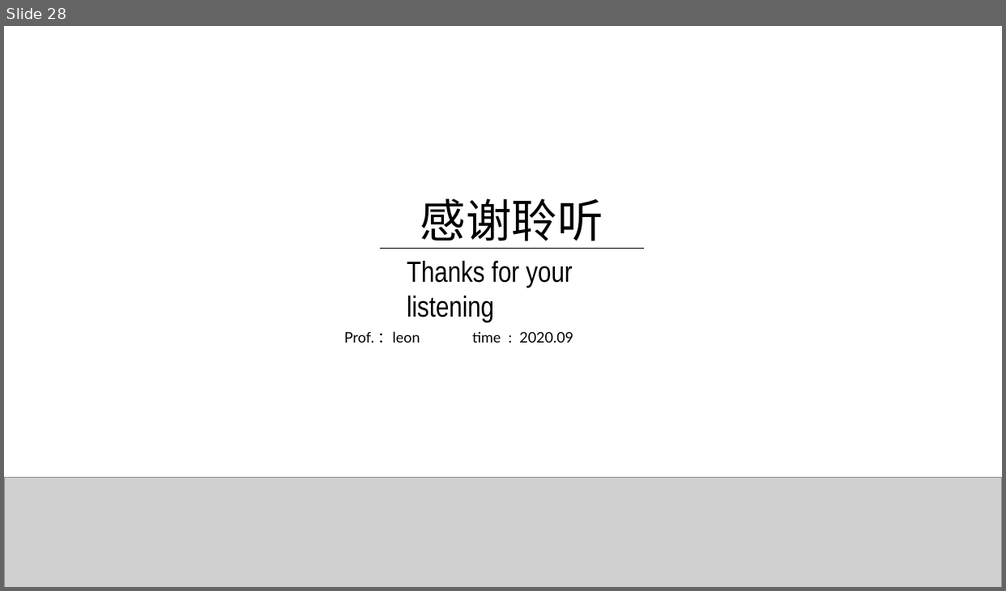
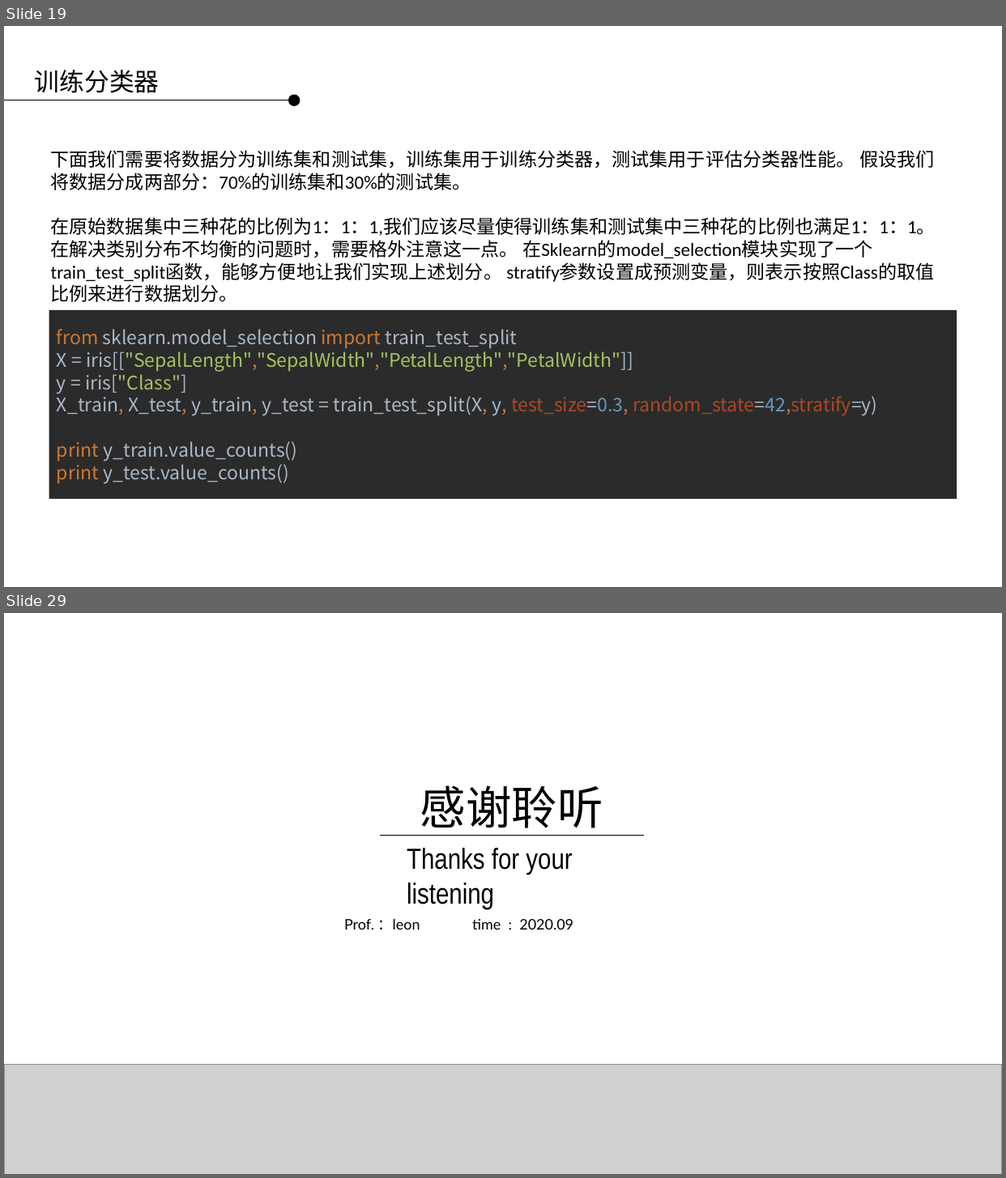
Before and after one commit to applepip/Big_Data, a slide deck: 产品大数据分析与建模/大数据分析与建模 第二讲.pptx. Shown one above the other, each under a label of ours: slide 28 before the commit, slides 19 and 29 after it; the slides between them are not shown. The pictures are 1006x591 and 1006x1178 pixels, drawn with LibreOffice and Linux fonts; fonts in the diff are those of the drawing; grey boxes stand for pictures; background and template pictures are left out. Boxes give left, top, right and bottom in pixels: in the first picture for what was removed or moved away, otherwise in the second. Text is boxed around its words. In the diff, an @@ line names an element or a change of style, - is before the commit and + after.

Commit message:
大数据第二讲建模与python代码实践

```diff
--- a/产品大数据分析与建模/大数据分析与建模 第二讲.pptx
+++ b/产品大数据分析与建模/大数据分析与建模 第二讲.pptx
@@ slide 19 added at (4, 26, 1002, 587), background picture (left out) @@
@@ text added at (35, 70, 160, 93), 24 pt, text #000000 @@
+训练分类器
@@ ellipse added at (288, 95, 300, 107), fill #000000 @@
@@ line added from (4, 100) to (288, 100), #000000 0.75 pt @@
@@ text added at (51, 150, 936, 302), 18 pt, text #000000 @@
+下面我们需要将数据分为训练集和测试集，训练集用于训练分类器，测试集用于评估分类器性能。 假设我们将数据分成两部分：70%的训练集和30%的测试集。
+在原始数据集中三种花的比例为1：1：1,我们应该尽量使得训练集和测试集中三种花的比例也满足1：1：1。 在解决类别分布不均衡的问题时，需要格外注意这一点。 在Sklearn的model_selection模块实现了一个train_test_split函数，能够方便地让我们实现上述划分。 stratify参数设置成预测变量，则表示按照Class的取值比例来进行数据划分。
@@ rectangle added at (49, 310, 957, 499), fill #2B2B2B, 18 pt, text #A9B7C6 @@
+from sklearn.model_selection import train_test_split
+X = iris[["SepalLength","SepalWidth","PetalLength","PetalWidth"]]
+y = iris["Class"]
+X_train, X_test, y_train, y_test = train_test_split(X, y, test_size=0.3, random_state=42,stratify=y)
+print y_train.value_counts()
+print y_test.value_counts()
@@ what was slide 28 is now slide 29 @@
```
Also in this commit, not shown: 1 slide changed, 25 other slides added, 25 slides removed, 2 other files.
